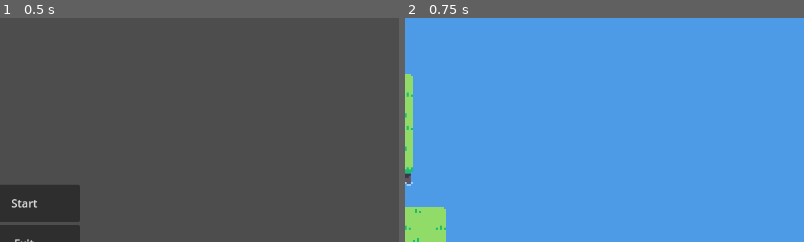
Above: before the commit, frames 1-2 (left to right).
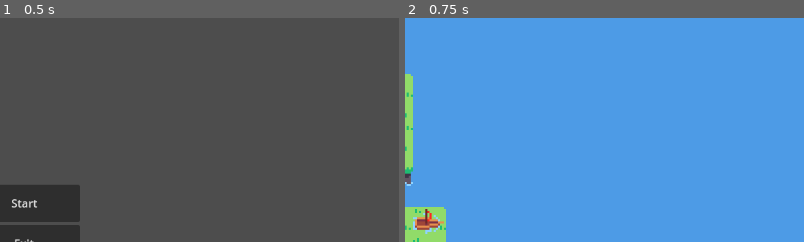
Above: after the commit, the same moments.

Repository: Toffuh/iron-sails
Game: Godot game, scene res://scenes/main_menu.tscn
The game is run twice, just before and just after one commit, with the same random seed, the same clock (stepped at 60 frames per second) and the same inputs.
Inputs:
- Up to frame 1 (0.5 s): no input
- Up to frame 2 (0.75 s): click "Start" at 0.5 s
The pictures show only the part of the screen within x 47-97%, y 4-54%; the shares and areas given below are measured in that part.

Frame 1 is identical in both runs. In frame 2, 0.5% of the frame differs, in the area x 2-10%, y 85-97%.

Commit message:
add basic ship scene

Diff:
--- a/project.godot
+++ b/project.godot
@@ -15,6 +15,10 @@
 config/features=PackedStringArray("4.3", "Forward Plus")
 config/icon="res://icon.svg"
 
+[debug]
+
+gdscript/warnings/integer_division=0
+
 [rendering]
 
 textures/canvas_textures/default_texture_filter=0
--- a/scenes/game.tscn
+++ b/scenes/game.tscn
@@ -1,8 +1,9 @@
-[gd_scene load_steps=4 format=3 uid="uid://0hyhn3gtbn5x"]
+[gd_scene load_steps=5 format=3 uid="uid://0hyhn3gtbn5x"]
 
 [ext_resource type="Script" path="res://scrips/camera.gd" id="1_b1285"]
 [ext_resource type="Script" path="res://scrips/game_manager.gd" id="1_jdefw"]
 [ext_resource type="PackedScene" uid="uid://crtsoox5pxyp2" path="res://scenes/game_map.tscn" id="1_wi41n"]
+[ext_resource type="PackedScene" uid="uid://b8qw8wvfrvbxa" path="res://scenes/ship.tscn" id="4_p3tyg"]
 
 [node name="Game" type="Node2D"]
 
@@ -18,3 +19,7 @@
 [node name="GameManager" type="Node2D" parent="."]
 unique_name_in_owner = true
 script = ExtResource("1_jdefw")
+
+[node name="Ship" parent="." instance=ExtResource("4_p3tyg")]
+direction = 1
+color = Color(1, 0.149795, 0.12237, 1)
--- a/scenes/game_map.tscn
+++ b/scenes/game_map.tscn
@@ -1,9 +1,8 @@
-[gd_scene load_steps=7 format=4 uid="uid://crtsoox5pxyp2"]
+[gd_scene load_steps=6 format=4 uid="uid://crtsoox5pxyp2"]
 
 [ext_resource type="Texture2D" uid="uid://bx0fvbmqxj3sx" path="res://assets/map-tiles.png" id="1_al8fl"]
 [ext_resource type="Script" path="res://scrips/game_map.gd" id="1_t5x5e"]
 [ext_resource type="PackedScene" uid="uid://c8gfn24cwns08" path="res://scenes/island.tscn" id="3_kt1y0"]
-[ext_resource type="Script" path="res://scrips/island.gd" id="4_5ksg5"]
 
 [sub_resource type="TileSetAtlasSource" id="TileSetAtlasSource_8nqa2"]
 texture = ExtResource("1_al8fl")
@@ -77,18 +76,14 @@
 
 [node name="Islands" type="Node2D" parent="."]
 
-[node name="Island 1" type="Node2D" parent="Islands" instance=ExtResource("3_kt1y0")]
+[node name="Island 1" parent="Islands" instance=ExtResource("3_kt1y0")]
 position = Vector2(-208, -32)
-script = ExtResource("4_5ksg5")
 
-[node name="Island 2" type="Node2D" parent="Islands" instance=ExtResource("3_kt1y0")]
+[node name="Island 2" parent="Islands" instance=ExtResource("3_kt1y0")]
 position = Vector2(-64, 0)
-script = ExtResource("4_5ksg5")
 
-[node name="Island 3" type="Node2D" parent="Islands" instance=ExtResource("3_kt1y0")]
+[node name="Island 3" parent="Islands" instance=ExtResource("3_kt1y0")]
 position = Vector2(64, 0)
-script = ExtResource("4_5ksg5")
 
-[node name="Island 4" type="Node2D" parent="Islands" instance=ExtResource("3_kt1y0")]
+[node name="Island 4" parent="Islands" instance=ExtResource("3_kt1y0")]
 position = Vector2(176, -32)
-script = ExtResource("4_5ksg5")
--- /dev/null
+++ b/scenes/ship.tscn
@@ -0,0 +1,20 @@
+[gd_scene load_steps=5 format=3 uid="uid://b8qw8wvfrvbxa"]
+
+[ext_resource type="Texture2D" uid="uid://fkff73er45ow" path="res://assets/boat.png" id="1_me4ab"]
+[ext_resource type="Script" path="res://scrips/ship.gd" id="1_o6d8v"]
+[ext_resource type="Shader" path="res://scrips/shader/ship.gdshader" id="1_xakxb"]
+
+[sub_resource type="ShaderMaterial" id="ShaderMaterial_2rwnu"]
+shader = ExtResource("1_xakxb")
+shader_parameter/target_color = Color(1, 1, 1, 1)
+shader_parameter/new_color = null
+
+[node name="Ship" type="Node2D"]
+script = ExtResource("1_o6d8v")
+color = Color(0.720957, 0.00449137, 1, 1)
+
+[node name="Sprite2D" type="Sprite2D" parent="."]
+material = SubResource("ShaderMaterial_2rwnu")
+texture = ExtResource("1_me4ab")
+hframes = 4
+frame = 2
--- /dev/null
+++ b/scrips/shader/ship.gdshader
@@ -0,0 +1,12 @@
+shader_type canvas_item;
+
+uniform vec4 target_color: source_color;
+uniform vec4 new_color: source_color;
+
+void fragment() {
+	vec4 pixel_color = texture(TEXTURE, UV);
+
+	if(pixel_color.rgba == target_color.rgba) {
+		COLOR = new_color;
+	}
+}
--- /dev/null
+++ b/scrips/ship.gd
@@ -0,0 +1,31 @@
+@tool
+extends Node2D
+
+# value representation is being used to index into the sprite sheet
+enum Direction{
+	NORTH = 2,
+	EAST = 1,
+	SOUTH = 0,
+	WEST = 3
+}
+@onready var sprite: Sprite2D = $Sprite2D
+
+@export var direction: Direction = Direction.NORTH:
+	set(value):
+		direction = value
+
+		if(sprite != null):
+			sprite.frame = value
+
+@export var color: Color:
+	set(value):
+		color = value
+
+		if(sprite != null):
+			(sprite.material as ShaderMaterial).set_shader_parameter("new_color", Vector4(color.r, color.g, color.b, 1.))
+
+
+func _ready() -> void:
+	# needed to sync the current direction with the sprite
+	direction = direction
+	color = color
